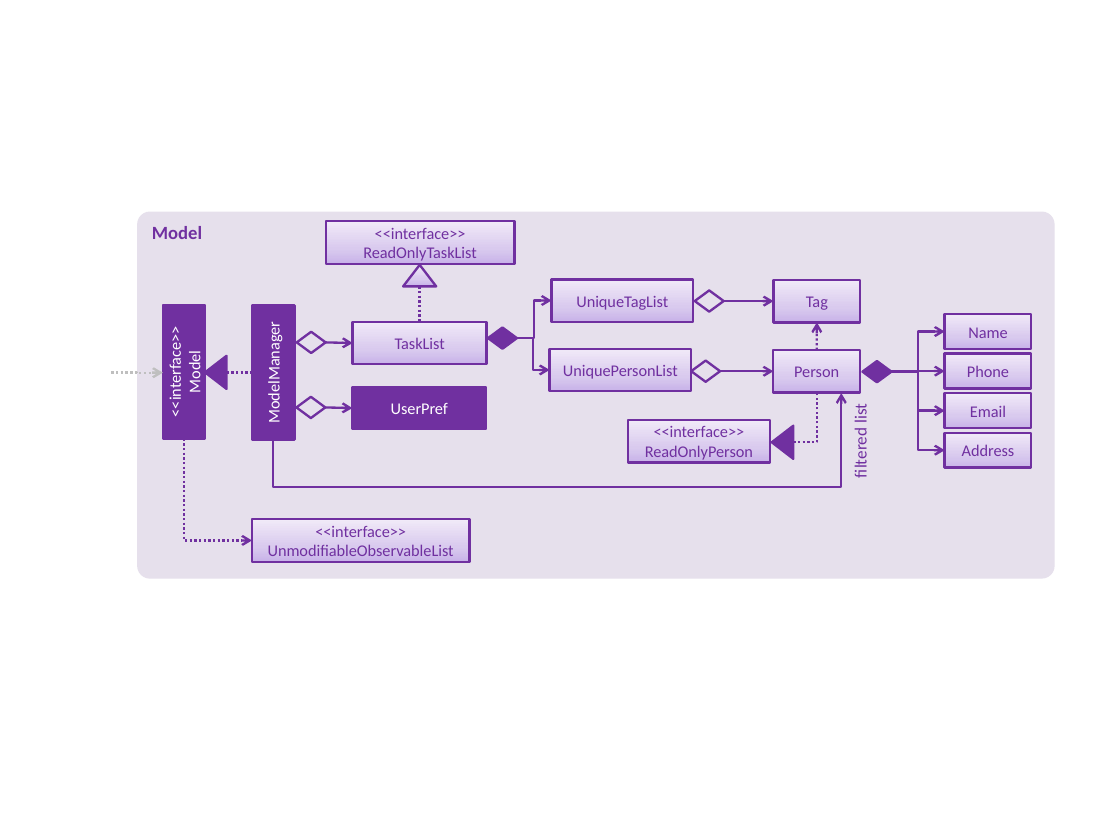
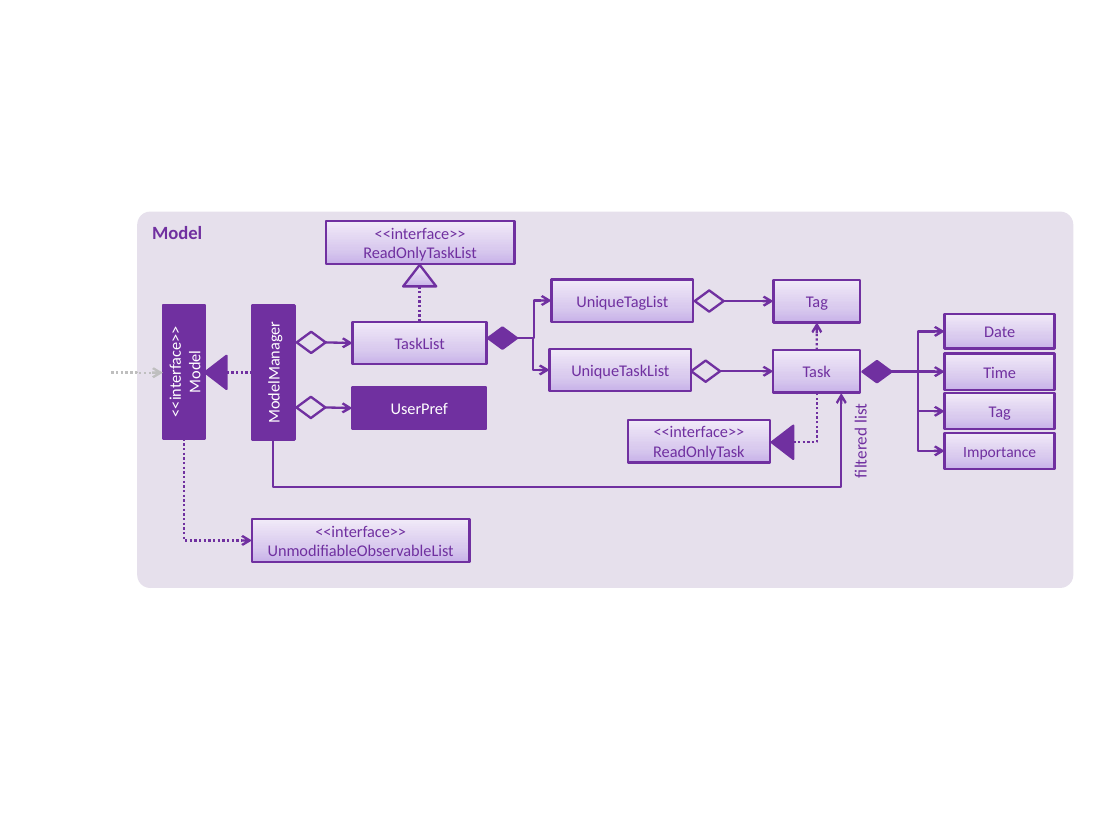
Before and after one commit to CS2103AUG2016-T09-C1/main, a slide deck: slide 7 of docs/diagrams/Diagrams.pptx. Drawn at 1120x840 pixels with LibreOffice and Linux fonts; fonts in the diff are those of the drawing. Boxes give left, top, right and bottom in pixels: in the first picture for what was removed or moved away, otherwise in the second. Text is boxed around its words. In the diff, an @@ line names an element or a change of style, - is before the commit and + after.

```diff
--- a/docs/diagrams/Diagrams.pptx
+++ b/docs/diagrams/Diagrams.pptx
@@ rounded rectangle "Model": place and size @@
-rounded rectangle "Model" at <box>137,212,1054,579</box>
+rounded rectangle "Model" at <box>137,212,1073,588</box>
@@ rectangle "Date": place and size @@
-rectangle "Date" at <box>944,314,1030,348</box>
+rectangle "Date" at <box>944,314,1054,348</box>
@@ text in rectangle at <box>984,326,1015,337</box>: text changed @@
-Name
+Date
@@ rectangle "Time": place and size @@
-rectangle "Time" at <box>944,354,1030,389</box>
+rectangle "Time" at <box>944,354,1054,390</box>
@@ text in rectangle at <box>571,364,669,379</box>: text changed @@
-UniquePersonList
+UniqueTaskList
@@ text in rectangle at <box>803,366,831,377</box>: text changed @@
-Person
+Task
@@ text in rectangle at <box>983,367,1016,378</box>: text changed @@
-Phone
+Time
@@ rectangle "Tag": place and size @@
-rectangle "Tag" at <box>944,393,1030,428</box>
+rectangle "Tag" at <box>944,393,1054,429</box>
@@ text in rectangle at <box>989,406,1011,420</box>: text changed @@
-Email
+Tag
@@ text in rectangle at <box>653,426,745,462</box>: text changed @@
-<<interface>>
-ReadOnlyPerson
+<<interface>>
+ReadOnlyTask
@@ rectangle "Importance": place and size @@
-rectangle "Importance" at <box>944,432,1030,467</box>
+rectangle "Importance" at <box>944,432,1054,468</box>
@@ text in rectangle at <box>963,447,1036,460</box>: text changed; size 10.5 to 10 pt @@
-Address
+Importance
```
Also in this commit, not shown: 2 other slides changed, 8 other files.
